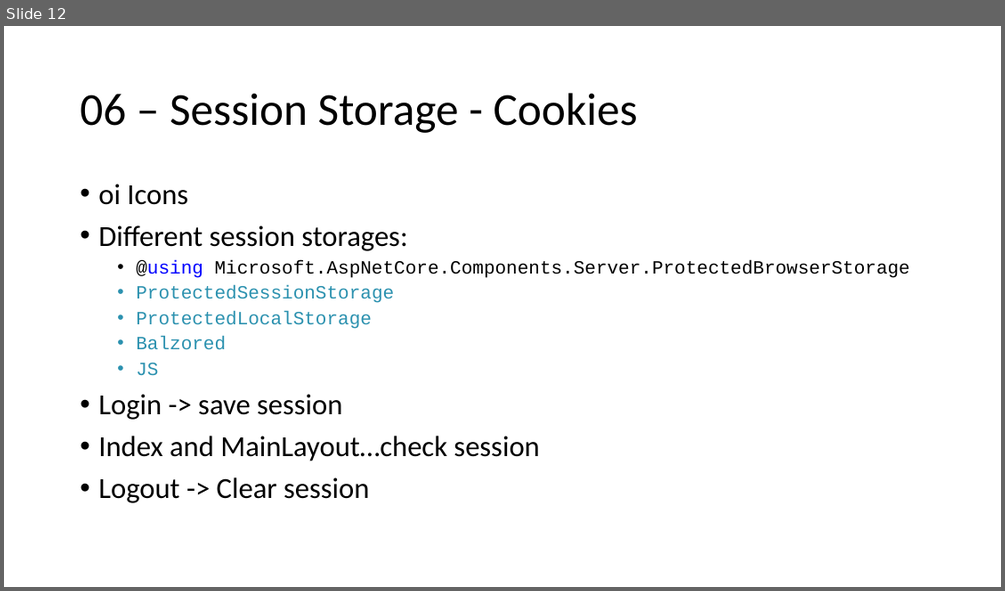
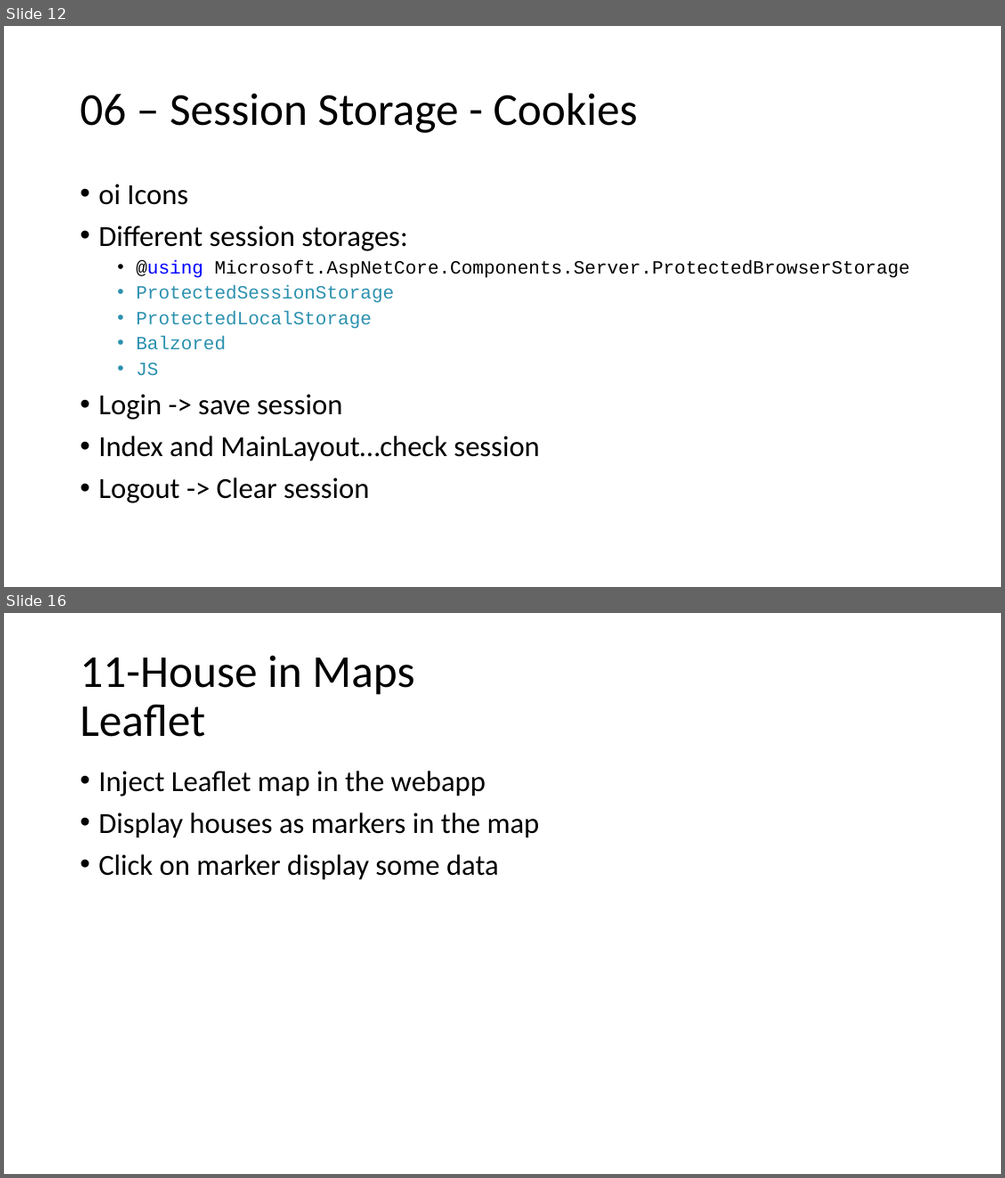
Before and after one commit to ahmad081177/housing.blazor, a slide deck: Housing.pptx. Shown one above the other, each under a label of ours: slide 12 before the commit, slides 12 and 16 after it; the slides between them are not shown. The pictures are 1005x591 and 1005x1178 pixels, drawn with LibreOffice and Linux fonts; fonts in the diff are those of the drawing. Boxes give left, top, right and bottom in pixels: in the first picture for what was removed or moved away, otherwise in the second. Text is boxed around its words. In the diff, an @@ line names an element or a change of style, - is before the commit and + after.

```diff
--- a/Housing.pptx
+++ b/Housing.pptx
@@ slide 16 added at <box>4,613,1001,1174</box>, background #FFFFFF @@
@@ title added at <box>80,655,414,737</box>, 44 pt, text #000000 @@
+11-House in Maps
+Leaflet
@@ text added at <box>98,771,540,880</box>, 28 pt, text #000000 @@
+• Inject Leaflet map in the webapp
+• Display houses as markers in the map
+• Click on marker display some data
```
Also in this commit, not shown: 4 other slides added, 42 other files.
